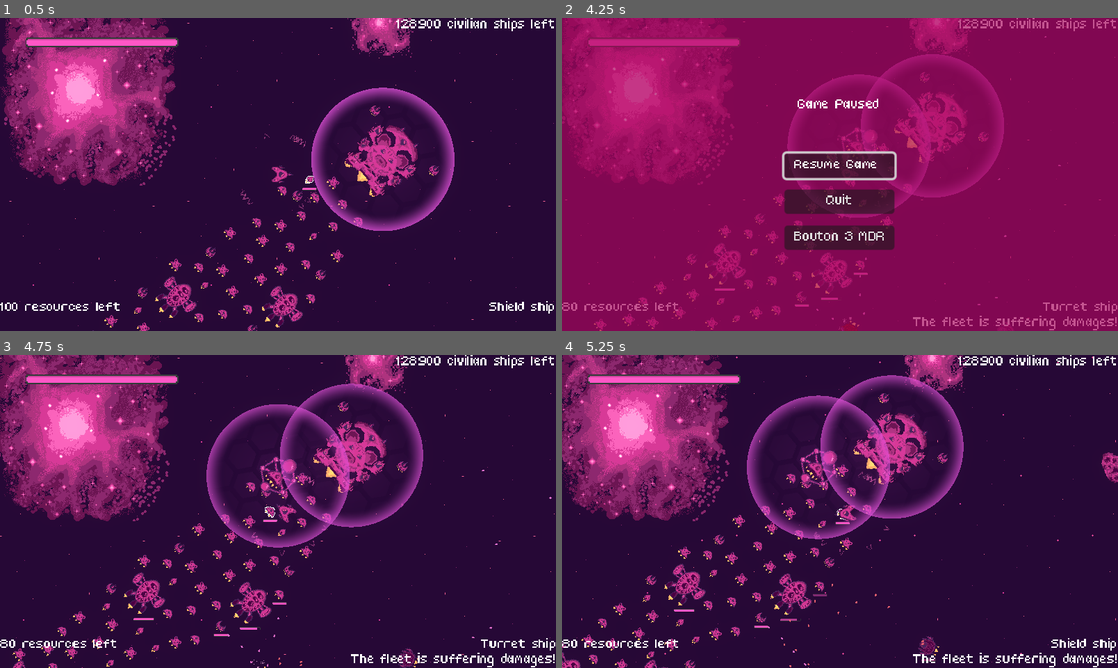
Above: before the commit, frames 1-4 (two rows, left to right).
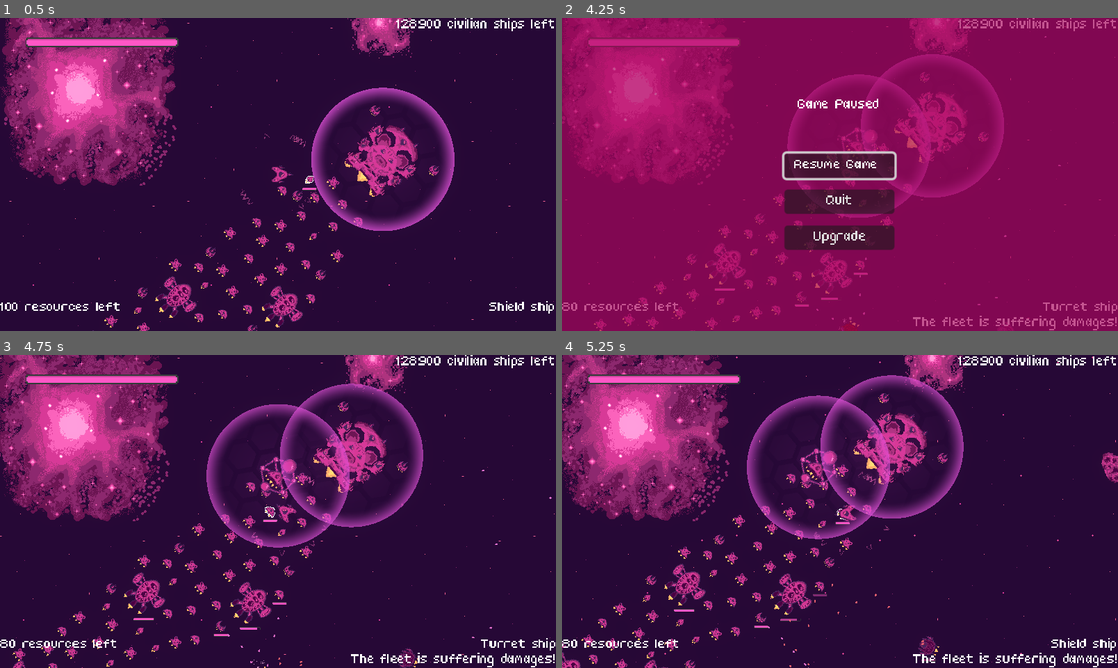
Above: after the commit, the same moments.

Repository: bear-minimum-studio/space-bear
Game: Godot game, scene res://Game.tscn
Same seed, same stepped clock (60 frames per second), same inputs: the game is played once before the commit and once after it.
Inputs:
- Up to frame 1 (0.5 s): no input
- Up to frame 2 (4.25 s): tap Enter (upgrade) at 0.5 s; hold Right (turn_right) 0.53-1.28 s; hold X (cycle_selection) 0.53-1.28 s; hold Ctrl (brake) 1.28-2.03 s; tap Down (decelerate) at 1.35 s; hold Right (turn_right) 2.03-2.78 s; hold Space (fire) 2.03-2.78 s; hold Up (accelerate) 2.78-3.53 s; tap G (grappling_hook) at 2.85 s; hold Left (turn_left) from 3.53 s (still down); hold F (turret_fire) from 3.53 s (still down); tap Escape (pause) at 4.15 s
- Up to frame 3 (4.75 s): release Left (turn_left) at 4.25 s; release F (turret_fire) at 4.25 s; click "Resume Game" at 4.25 s
- Up to frame 4 (5.25 s): hold Left (turn_left) from 5.03 s (still down); tap X (cycle_selection) at 5.1 s

Frame 1 is identical in both runs. In frame 2, 0.2% of the frame differs, in the area x 13-58%, y 68-94%; in frame 3, less than 0.1%; in frame 4, less than 0.1%.

Commit message:
add: UpgradeMenu

Diff:
--- a/ui/PauseMenu.gd
+++ b/ui/PauseMenu.gd
@@ -1,11 +1,15 @@
 extends Control
 
-@onready var resume_button = $CenterContainer/VBoxContainer/Resume
+@onready var resume_button = $MainMenu/VBoxContainer/Resume
+@onready var main_menu = $MainMenu
+@onready var upgrade_menu = $UpgradeMenu
 
 func _unhandled_input(event):
-	if (event):
-		if event.is_action_pressed("pause"):
-			self.is_paused = !is_paused
+	if (event && event.is_action_pressed("pause")):
+		if (self.is_paused):
+				main_menu.visible = true
+				upgrade_menu.visible = false
+		self.is_paused = !is_paused
 
 var is_paused = false:
 	set(value):
@@ -24,3 +28,11 @@
 func _on_visibility_changed():
 	if visible:
 		resume_button.grab_focus()
+
+func _on_upgrade_pressed():
+	main_menu.visible = false
+	upgrade_menu.visible = true
+
+func _on_back_pressed():
+	main_menu.visible = true
+	upgrade_menu.visible = false
--- a/ui/pause_menu.tscn
+++ b/ui/pause_menu.tscn
@@ -24,7 +24,7 @@
 grow_vertical = 2
 color = Color(0.670588, 0.027451, 0.372549, 0.686275)
 
-[node name="CenterContainer" type="CenterContainer" parent="."]
+[node name="MainMenu" type="CenterContainer" parent="."]
 layout_mode = 1
 anchors_preset = 15
 anchor_right = 1.0
@@ -32,42 +32,83 @@
 grow_horizontal = 2
 grow_vertical = 2
 
-[node name="VBoxContainer" type="VBoxContainer" parent="CenterContainer"]
+[node name="VBoxContainer" type="VBoxContainer" parent="MainMenu"]
 layout_mode = 2
 theme_override_constants/separation = 10
 
-[node name="Label" type="Label" parent="CenterContainer/VBoxContainer"]
+[node name="Label" type="Label" parent="MainMenu/VBoxContainer"]
 layout_mode = 2
 text = "Game Paused"
 horizontal_alignment = 1
 vertical_alignment = 1
 
-[node name="Control" type="Control" parent="CenterContainer/VBoxContainer"]
+[node name="Control" type="Control" parent="MainMenu/VBoxContainer"]
 custom_minimum_size = Vector2(0, 15)
 layout_mode = 2
 
-[node name="Resume" type="Button" parent="CenterContainer/VBoxContainer"]
+[node name="Resume" type="Button" parent="MainMenu/VBoxContainer"]
 custom_minimum_size = Vector2(95, 0)
 layout_mode = 2
-focus_neighbor_top = NodePath("../Button3")
+focus_neighbor_top = NodePath("../Upgrade")
 focus_neighbor_bottom = NodePath("../Quit")
 shortcut_feedback = false
 shortcut_in_tooltip = false
 text = "Resume Game "
 
-[node name="Quit" type="Button" parent="CenterContainer/VBoxContainer"]
+[node name="Quit" type="Button" parent="MainMenu/VBoxContainer"]
 layout_mode = 2
 focus_neighbor_top = NodePath("../Resume")
-focus_neighbor_bottom = NodePath("../Button3")
+focus_neighbor_bottom = NodePath("../Upgrade")
 text = "Quit"
 
-[node name="Button3" type="Button" parent="CenterContainer/VBoxContainer"]
+[node name="Upgrade" type="Button" parent="MainMenu/VBoxContainer"]
 layout_mode = 2
 focus_neighbor_top = NodePath("../Quit")
 focus_neighbor_bottom = NodePath("../Resume")
-text = "Bouton 3 MDR"
+text = "Upgrade"
+
+[node name="UpgradeMenu" type="CenterContainer" parent="."]
+visible = false
+layout_mode = 2
+offset_left = 204.0
+offset_top = 99.0
+offset_right = 276.0
+offset_bottom = 171.0
+grow_horizontal = 2
+grow_vertical = 2
+
+[node name="VBoxContainer" type="VBoxContainer" parent="UpgradeMenu"]
+layout_mode = 2
+theme_override_constants/separation = 10
+
+[node name="Label" type="Label" parent="UpgradeMenu/VBoxContainer"]
+layout_mode = 2
+text = "Game Paused"
+horizontal_alignment = 1
+vertical_alignment = 1
+
+[node name="Control" type="Control" parent="UpgradeMenu/VBoxContainer"]
+custom_minimum_size = Vector2(0, 15)
+layout_mode = 2
+
+[node name="Back" type="Button" parent="UpgradeMenu/VBoxContainer"]
+layout_mode = 2
+text = "Back"
+
+[node name="Upgrade1" type="Button" parent="UpgradeMenu/VBoxContainer"]
+layout_mode = 2
+text = "Upgrade1"
+
+[node name="Upgrade2" type="Button" parent="UpgradeMenu/VBoxContainer"]
+layout_mode = 2
+text = "Upgrade2"
+
+[node name="Upgrade3" type="Button" parent="UpgradeMenu/VBoxContainer"]
+layout_mode = 2
+text = "Upgrade3"
 
 [connection signal="visibility_changed" from="." to="." method="_on_visibility_changed"]
-[connection signal="pressed" from="CenterContainer/VBoxContainer/Resume" to="." method="_on_resume_pressed"]
-[connection signal="pressed" from="CenterContainer/VBoxContainer/Quit" to="." method="_on_quit_pressed"]
-[connection signal="pressed" from="CenterContainer/VBoxContainer/Button3" to="." method="_on_button_3_pressed"]
+[connection signal="pressed" from="MainMenu/VBoxContainer/Resume" to="." method="_on_resume_pressed"]
+[connection signal="pressed" from="MainMenu/VBoxContainer/Quit" to="." method="_on_quit_pressed"]
+[connection signal="pressed" from="MainMenu/VBoxContainer/Upgrade" to="." method="_on_upgrade_pressed"]
+[connection signal="pressed" from="UpgradeMenu/VBoxContainer/Back" to="." method="_on_back_pressed"]
